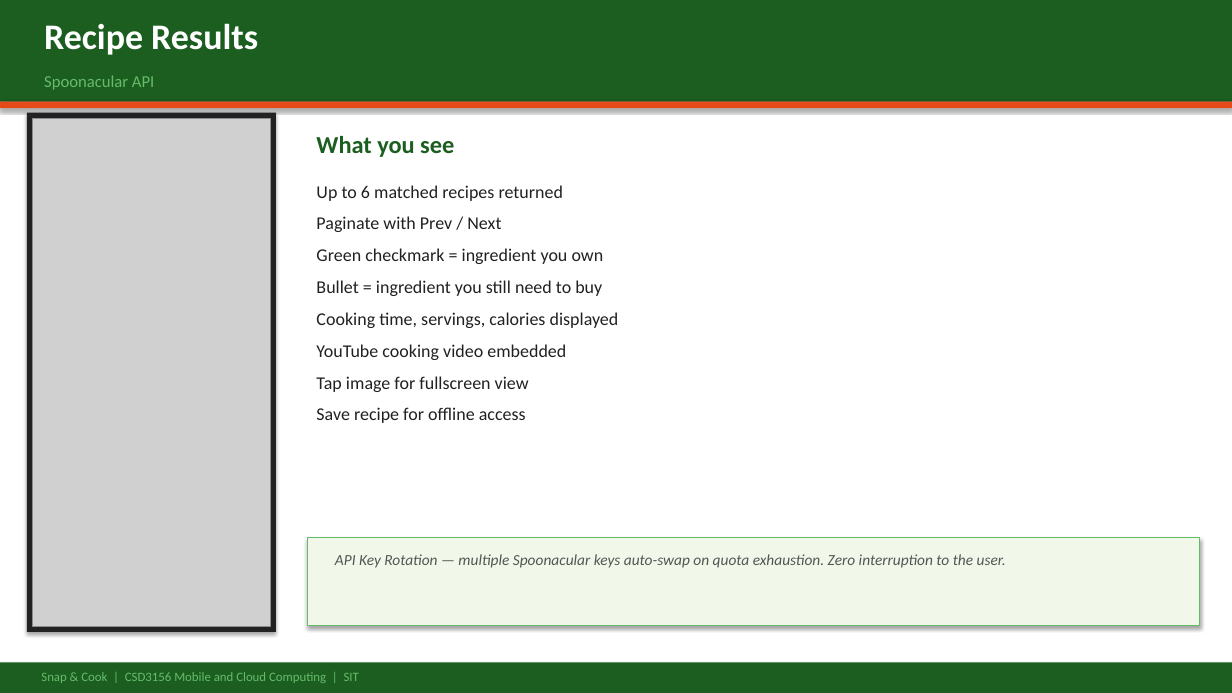
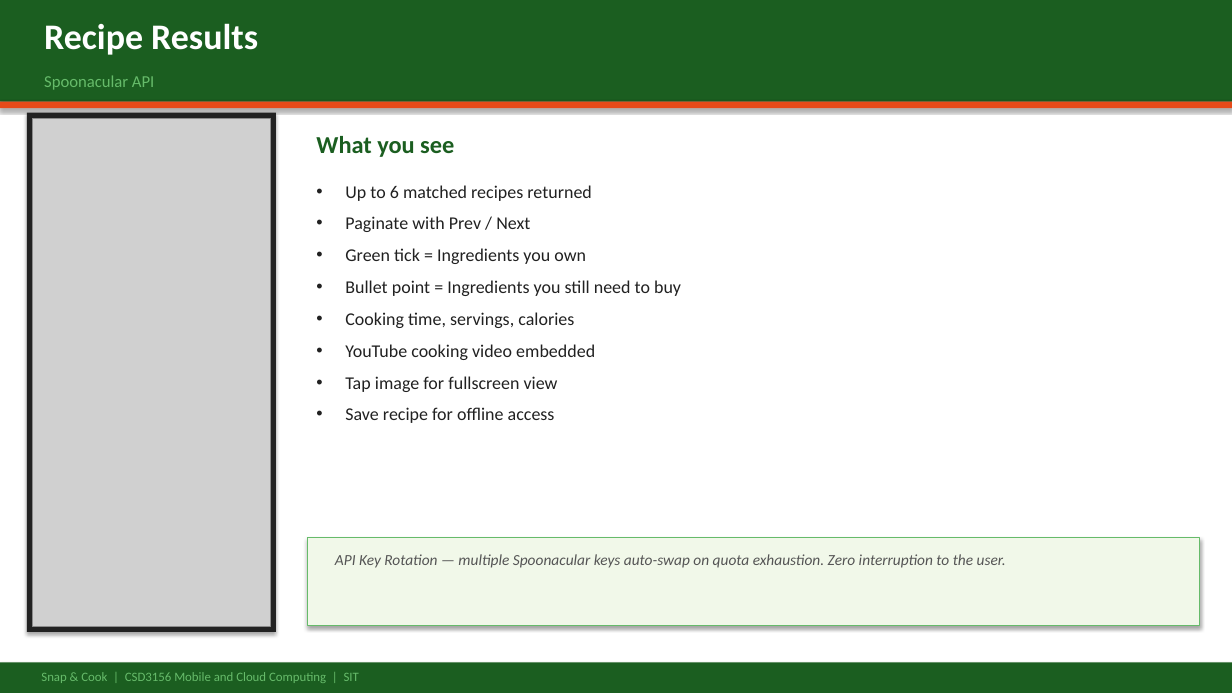
Before and after one commit to tobenwarrior/MobileComputingProject, a slide deck: slide 6 of SnapAndCook_Presentation.pptx. Drawn at 1232x693 pixels with LibreOffice and Linux fonts; fonts in the diff are those of the drawing; grey boxes stand for pictures. Boxes give left, top, right and bottom in pixels: in the first picture for what was removed or moved away, otherwise in the second. Text is boxed around its words. In the diff, an @@ line names an element or a change of style, - is before the commit and + after.

```diff
--- a/SnapAndCook_Presentation.pptx
+++ b/SnapAndCook_Presentation.pptx
@@ text at (345, 185, 595, 423): bullet none to • @@
@@ text at (345, 248, 681, 328): text changed @@
-Green checkmark = ingredient you own
-Bullet = ingredient you still need to buy
-Cooking time, servings, calories displayed
+• Green tick = Ingredients you own
+• Bullet point = Ingredients you still need to buy
+• Cooking time, servings, calories
```
Also in this commit, not shown: 4 other slides changed, 3 slides removed.
